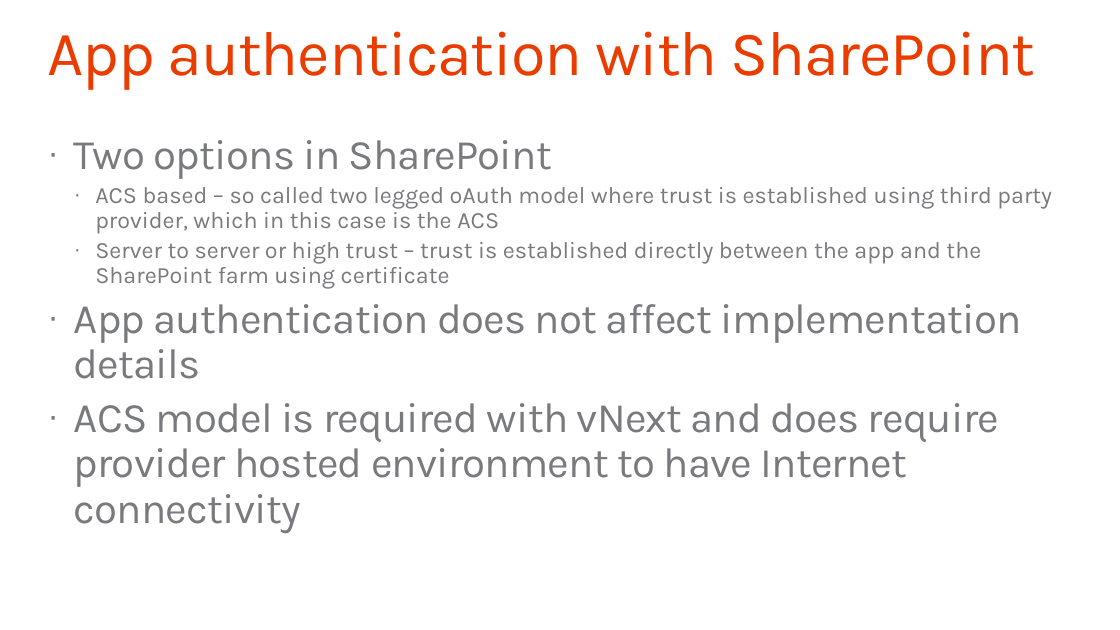
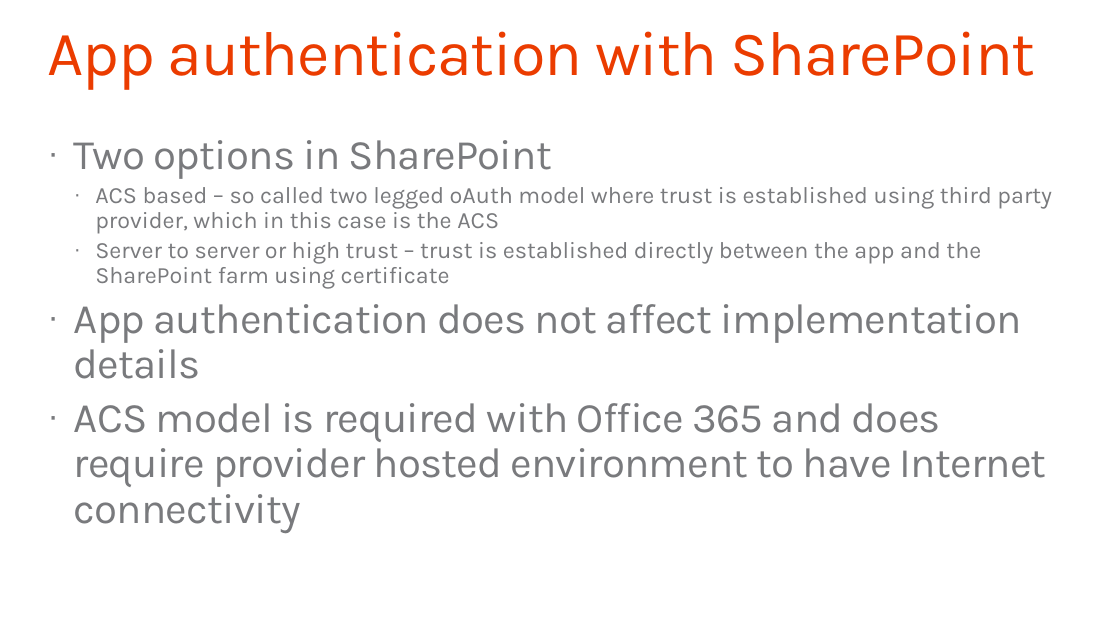
Before and after one commit to SharePoint/PnP-Guidance, a slide deck: slide 16 of PnP Transformation Process/Templates/Preparedness Presentation Template.pptx. Drawn at 1120x630 pixels with LibreOffice and Linux fonts; fonts in the diff are those of the drawing; background and template pictures are left out. Boxes give left, top, right and bottom in pixels: in the first picture for what was removed or moved away, otherwise in the second. Text is boxed around its words. In the diff, an @@ line names an element or a change of style, - is before the commit and + after.

```diff
--- a/PnP Transformation Process/Templates/Preparedness Presentation Template.pptx
+++ b/PnP Transformation Process/Templates/Preparedness Presentation Template.pptx
@@ text at (74,403,1047,533): text changed @@
-· ACS model is required with vNext and does require provider hosted environment to have Internet connectivity
+· ACS model is required with Office 365 and does require provider hosted environment to have Internet connectivity
```
Also in this commit, not shown: 3 other slides changed, 5 other files.
